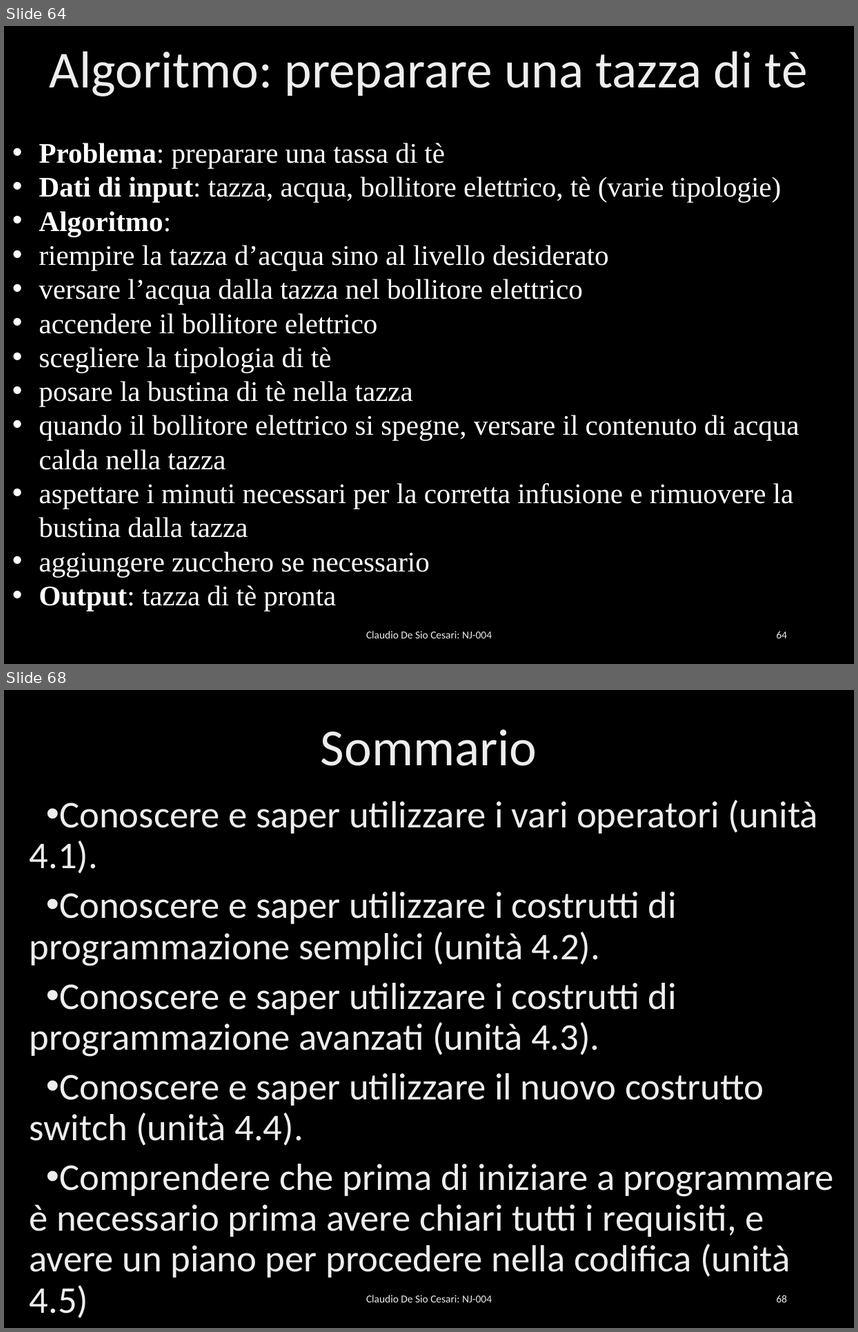
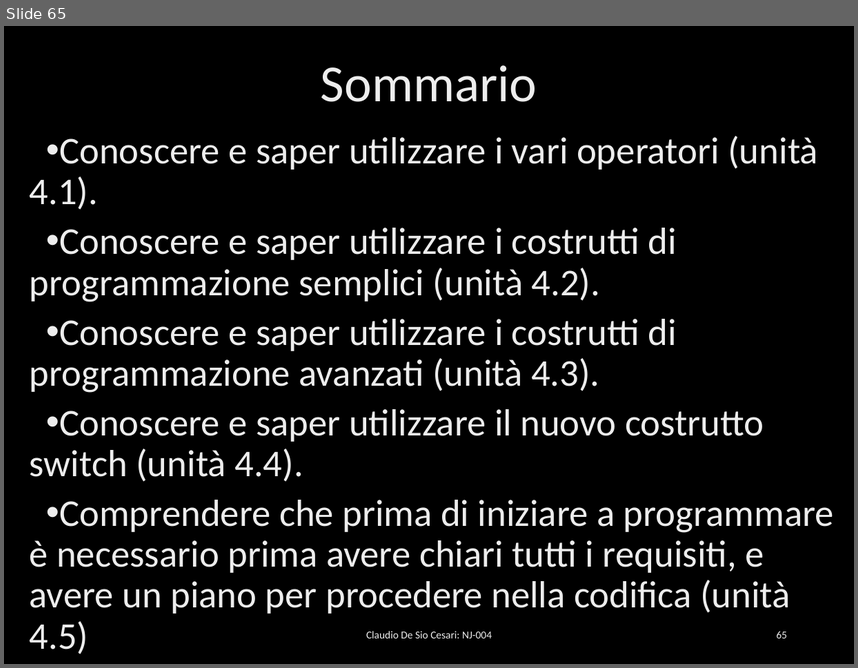
Before and after one commit to desioc/IlNuovoJavaSlides, a slide deck: NJ-004 - Operatori e gestione del flusso di esecuzione.pptx. Shown one above the other, each under a label of ours: slides 64 and 68 before the commit, slide 65 after it; the slides between them are not shown. The pictures are 858x1332 and 858x668 pixels, drawn with LibreOffice and Linux fonts; fonts in the diff are those of the drawing; background and template pictures are left out. Boxes give left, top, right and bottom in pixels: in the first picture for what was removed or moved away, otherwise in the second. Text is boxed around its words. In the diff, an @@ line names an element or a change of style, - is before the commit and + after.

```diff
--- a/NJ-004 - Operatori e gestione del flusso di esecuzione.pptx
+++ b/NJ-004 - Operatori e gestione del flusso di esecuzione.pptx
@@ slide 64 removed at [4,26,854,664], background picture (left out) @@
@@ title removed at [50,51,808,96] @@
-Algoritmo: preparare una tazza di tè
@@ text removed at [39,143,800,610] @@
-• Problema: preparare una tassa di tè
-• Dati di input: tazza, acqua, bollitore elettrico, tè (varie tipologie)
-• Algoritmo:
-• riempire la tazza d’acqua sino al livello desiderato
-• versare l’acqua dalla tazza nel bollitore elettrico
-• accendere il bollitore elettrico
-• scegliere la tipologia di tè
-• posare la bustina di tè nella tazza
-• quando il bollitore elettrico si spegne, versare il contenuto di acqua calda nella tazza
-• aspettare i minuti necessari per la corretta infusione e rimuovere la bustina dalla tazza
-• aggiungere zucchero se necessario
-• Output: tazza di tè pronta
@@ text removed at [366,630,492,638] @@
-Claudio De Sio Cesari: NJ-004
@@ page number removed at [776,630,787,638] @@
-64
@@ what was slide 68 is now slide 65 @@
@@ page number at [776,630,787,638]: text changed @@
-68
+65
```
Also in this commit, not shown: 31 slides changed, 2 other slides removed, 3 other files.
